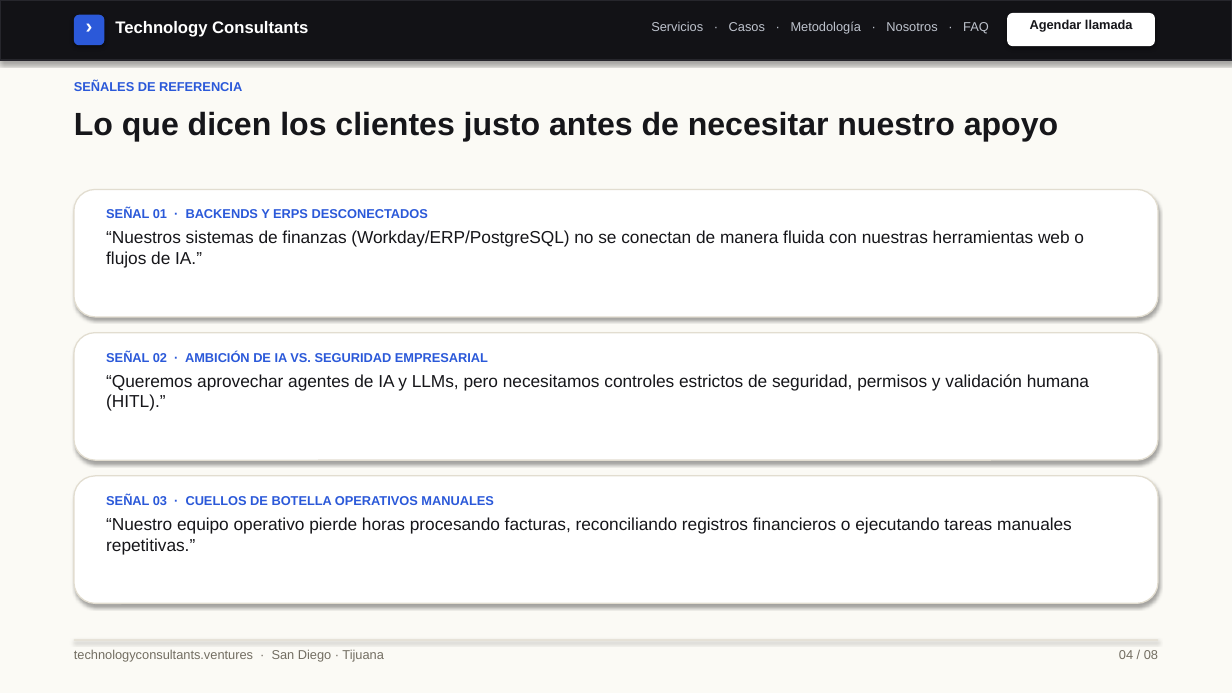
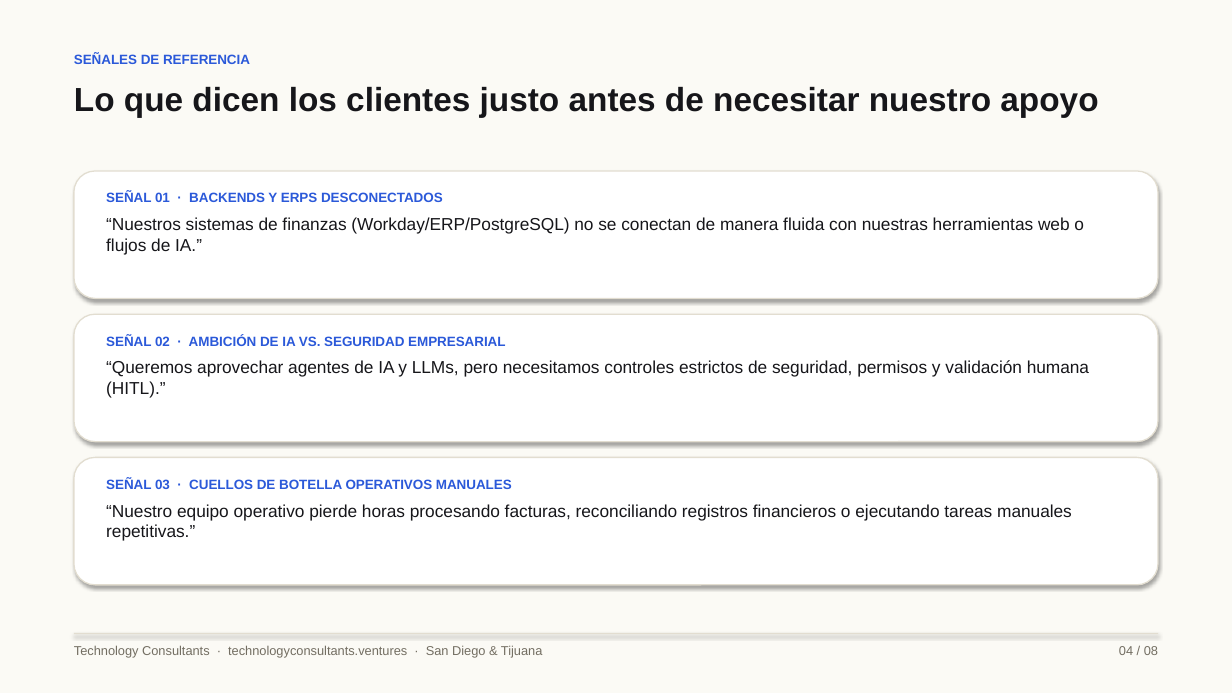
Before and after one commit to rguido198/TechnologyConsultantsVentures, a slide deck: slide 4 of Technology_Consultants_A_Quien_Enviarme_MX.pptx. Drawn at 1232x693 pixels with LibreOffice and Linux fonts; fonts in the diff are those of the drawing. Boxes give left, top, right and bottom in pixels: in the first picture for what was removed or moved away, otherwise in the second. Text is boxed around its words. In the diff, an @@ line names an element or a change of style, - is before the commit and + after.

Commit message:
Remove web navigation header bar from PPTX decks and fix slide vertical spacing, card proportions, and typography scale

```diff
--- a/Technology_Consultants_A_Quien_Enviarme_MX.pptx
+++ b/Technology_Consultants_A_Quien_Enviarme_MX.pptx
@@ rectangle removed at box(0, 0, 1232, 60) @@
@@ rounded rectangle removed at box(74, 15, 104, 45) @@
@@ text removed at box(74, 13, 104, 43) @@
-›
@@ text removed at box(115, 21, 308, 37) @@
-Technology Consultants
@@ text removed at box(651, 21, 989, 34) @@
-Servicios · Casos · Metodología · Nosotros · FAQ
@@ rounded rectangle removed at box(1007, 13, 1155, 46) @@
@@ text removed at box(1030, 19, 1133, 32) @@
-Agendar llamada
@@ text "SEÑALES DE REFERENCIA": place and size @@
-text "SEÑALES DE REFERENCIA" at box(74, 81, 242, 91)
+text "SEÑALES DE REFERENCIA" at box(74, 53, 250, 64)
@@ text "SEÑALES DE REFERENCIA" at box(74, 53, 250, 64): size 10 to 10.5 pt @@
@@ text "Lo que dicen los clientes ...": place and size @@
-text "Lo que dicen los clientes ..." at box(74, 111, 1058, 142)
+text "Lo que dicen los clientes ..." at box(74, 87, 1098, 118)
@@ text "Lo que dicen los clientes ..." at box(74, 87, 1098, 118): size 25 to 26 pt @@
@@ 3 texts: place and size @@
-3 texts at box(106, 208, 1089, 554)
+3 texts at box(106, 192, 1089, 541)
@@ text at box(106, 192, 443, 202): size 10 to 10.5 pt in "SEÑAL 01 · BACKENDS Y ERPS DESCONECTADOS"; more space between paragraphs @@
@@ text at box(106, 335, 505, 346): size 10 to 10.5 pt in "SEÑAL 02 · AMBICIÓN DE IA VS. ..."; more space between paragraphs @@
@@ 3 rounded rectangles: place and size @@
-3 rounded rectangles at box(74, 189, 1158, 604)
+3 rounded rectangles at box(74, 171, 1158, 585)
@@ text at box(106, 478, 512, 489): size 10 to 10.5 pt in "SEÑAL 03 · CUELLOS DE BOTELLA OPERATIVOS ..."; more space between paragraphs @@
@@ rectangle: place and size @@
-rectangle at box(74, 640, 1158, 640)
+rectangle at box(74, 633, 1158, 634)
@@ text at box(74, 645, 542, 657): text changed @@
-technologyconsultants.ventures · San Diego · Tijuana
+Technology Consultants · technologyconsultants.ventures · San Diego & Tijuana
@@ text "04 / 08": place and size @@
-text "04 / 08" at box(1119, 650, 1158, 659)
+text "04 / 08" at box(1119, 646, 1158, 655)
```
Also in this commit, not shown: 7 other slides changed, 1 other file.
